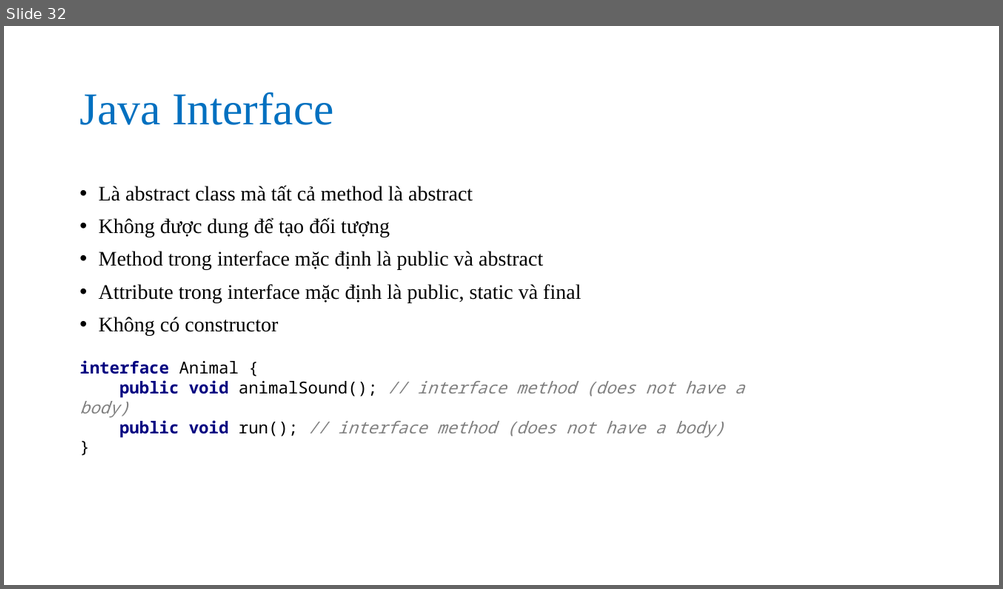
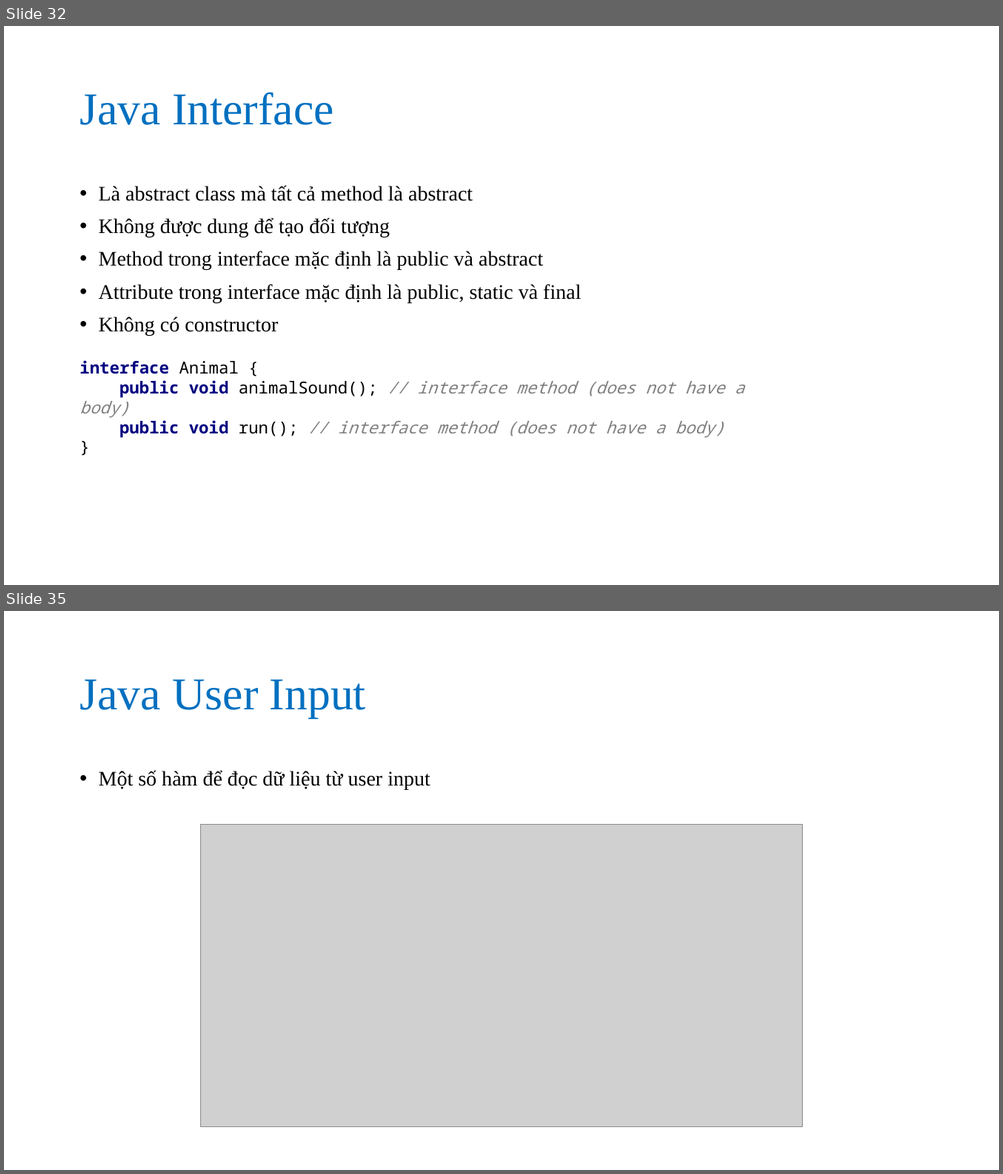
Before and after one commit to nguyenvanson332000/19jsp06, a slide deck: slides/java_core/java_oop.pptx. Shown one above the other, each under a label of ours: slide 32 before the commit, slides 32 and 35 after it; the slides between them are not shown. The pictures are 1003x589 and 1003x1174 pixels, drawn with LibreOffice and Linux fonts; fonts in the diff are those of the drawing; grey boxes stand for pictures. Boxes give left, top, right and bottom in pixels: in the first picture for what was removed or moved away, otherwise in the second. Text is boxed around its words. In the diff, an @@ line names an element or a change of style, - is before the commit and + after.

Commit message:
Java oop 3

```diff
--- a/slides/java_core/java_oop.pptx
+++ b/slides/java_core/java_oop.pptx
@@ slide 35 added at (4,611,999,1170), background #FFFFFF @@
@@ title added at (79,679,366,718), 44 pt, text #0070C0 @@
+Java User Input
@@ text added at (99,770,430,790), 20 pt, text #000000 @@
+• Một số hàm để đọc dữ liệu từ user input
@@ picture added at (200,824,802,1127) @@
```
Also in this commit, not shown: 9 other slides added, 1 other file.
